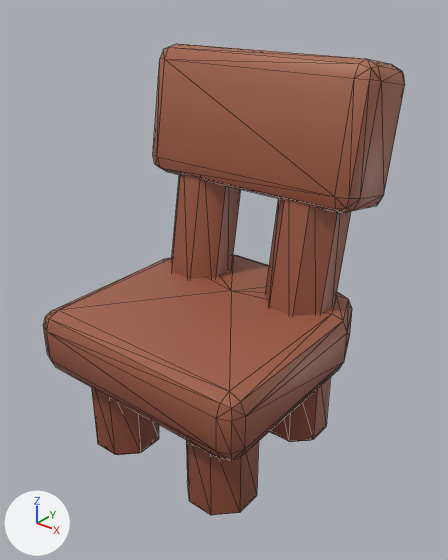
The glTF model game/assets/environments/models/chair_B.gltf as it was, and as the next commit left it.
Rendered twice from a camera (50 mm lens) standing at (1.082, -1.291, 1.391) and looking at (0.024, 0.031, 0.571). Lighting does not change. The marker at lower left points along +X, +Y and +Z. The first picture is the older version. Mesh edges are drawn as thin lines. Vertices at exactly the same position are counted once.

Names of what the first picture shows: 'chair_B'.
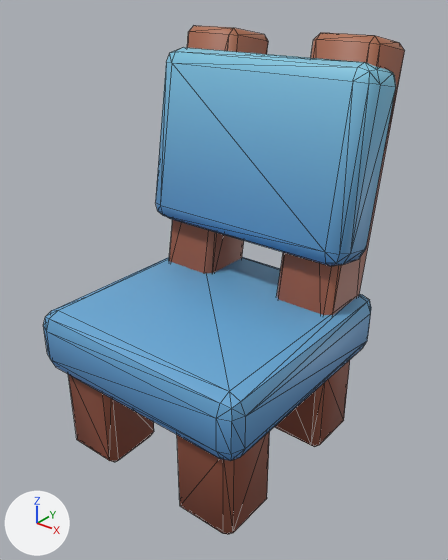
Location of each change, [x1, y1, x2, y2] in pixels of the pictures (448 x 560 px):
'chair_B', reshaped (8% taller)
    before: [43, 44, 404, 515]
    after: [43, 26, 405, 534]
part 1 of me_cylinder_001, rebuilt (29% taller)
    before: [153, 44, 404, 213]
    after: [155, 47, 396, 266]
part 2 of me_cylinder_001, rebuilt
    before: [186, 440, 259, 515]
    after: [177, 431, 270, 534]
part 3 of me_cylinder_001, rebuilt
    before: [269, 377, 331, 442]
    after: [275, 360, 350, 447]
part 4 of me_cylinder_001, rebuilt
    before: [91, 387, 159, 455]
    after: [68, 374, 154, 462]
part 5 of me_cylinder_001, added (brown)
    after: [169, 26, 268, 274]
part 6 of me_cylinder_001, added (brown)
    after: [277, 33, 405, 315]
part 7 of me_cylinder_001, reshaped
    before: [47, 174, 352, 456]
    after: [47, 257, 371, 456]
part 8 of me_cylinder_001, recoloured (brown to blue)
    both: [43, 310, 246, 461]

The change in detail:
Picture 'furniturebits_texture' (img_furniturebits_texture) is new.
Material 'furniture_texture' (mat_furniture_texture) is new.
Its texture is img_furniturebits_texture.
me_cylinder_001 is used by ob_chair_b; location (0.0, 0.0, 0.0).
me_cylinder_001 had 254 vertices, 428 faces and spanned x -0.375..0.375, y -0.375..0.421, z 0.0..1.208.
me_cylinder_001 now has 224 vertices, 384 faces and spans x -0.375..0.375, y -0.375..0.47, z 0.0..1.258.
me_cylinder_001 part 1: the loose piece of 56 vertices spanning x -0.375..0.375, y 0.123..0.421, z 0.788..1.208 is rebuilt with 56 vertices and now spans x -0.366..0.365, y 0.114..0.389, z 0.638..1.197, in mat_furniture_texture (picture img_furniturebits_texture).
me_cylinder_001 part 2: the loose piece of 25 vertices spanning x 0.1..0.3, y -0.3..-0.1, z 0.0..0.3 is rebuilt with 18 vertices and now spans x 0.13..0.33, y -0.33..-0.13, z 0.0..0.3, in mat_furniture_texture (picture img_furniturebits_texture).
me_cylinder_001 part 3: the loose piece of 25 vertices spanning x 0.1..0.3, y 0.1..0.3, z 0.0..0.3 is rebuilt with 18 vertices and now spans x 0.13..0.33, y 0.13..0.33, z 0.0..0.3, in mat_furniture_texture (picture img_furniturebits_texture).
me_cylinder_001 part 4: the loose piece of 25 vertices spanning x -0.3..-0.1, y -0.3..-0.1, z 0.0..0.3 is rebuilt with 18 vertices and now spans x -0.33..-0.13, y -0.33..-0.13, z 0.0..0.3, in mat_furniture_texture (picture img_furniturebits_texture).
me_cylinder_001 part 5: a new loose piece of 20 vertices spanning x -0.33..-0.13, y 0.134..0.47, z 0.418..1.258, in mat_furniture_texture (picture img_furniturebits_texture).
me_cylinder_001 part 6: a new loose piece of 20 vertices spanning x 0.13..0.33, y 0.134..0.47, z 0.418..1.258, in mat_furniture_texture (picture img_furniturebits_texture).
Part 7, on me_cylinder_001:
70 vertices are removed from x -0.375..0.375, y 0.069..0.375, z 0.3..0.917.
120 faces are deleted.
16 vertices are added at x -0.36..0.36, y 0.354..0.375, z 0.315..0.485.
12 new vertices lie (0.0, 0.65, 0.0) away from vertices in x -0.375..0.375, y -0.325, z 0.3..0.5.
68 new faces join them.
me_cylinder_001 part 8: 40 faces spanning x -0.375..0.375, y -0.375..-0.325, z 0.3..0.5 switch from mat_restaurant (picture img_restaurantbits_texture) to mat_furniture_texture (picture img_furniturebits_texture).
Other edits to the shape of me_cylinder_001 do not show in these pictures.
